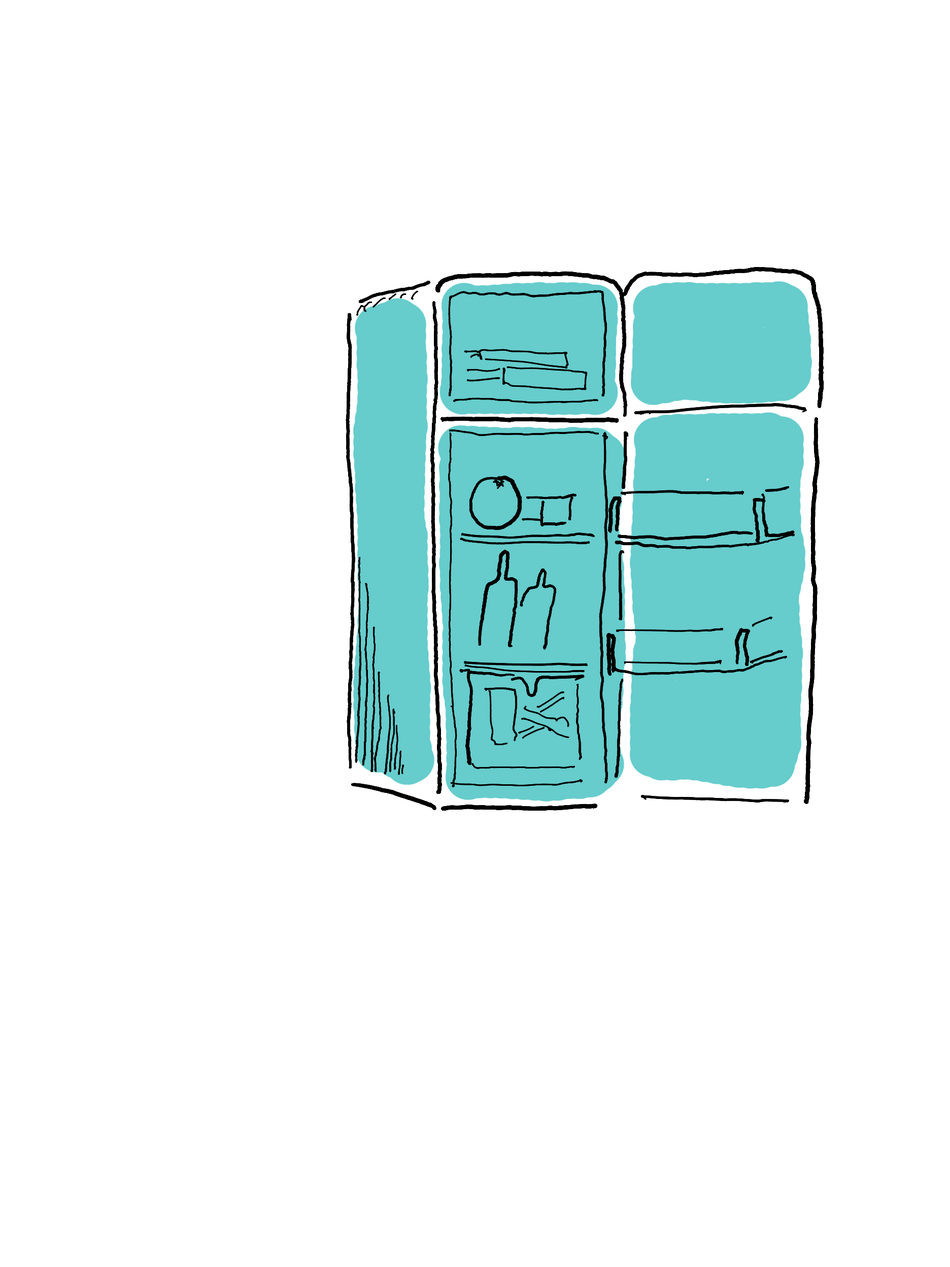
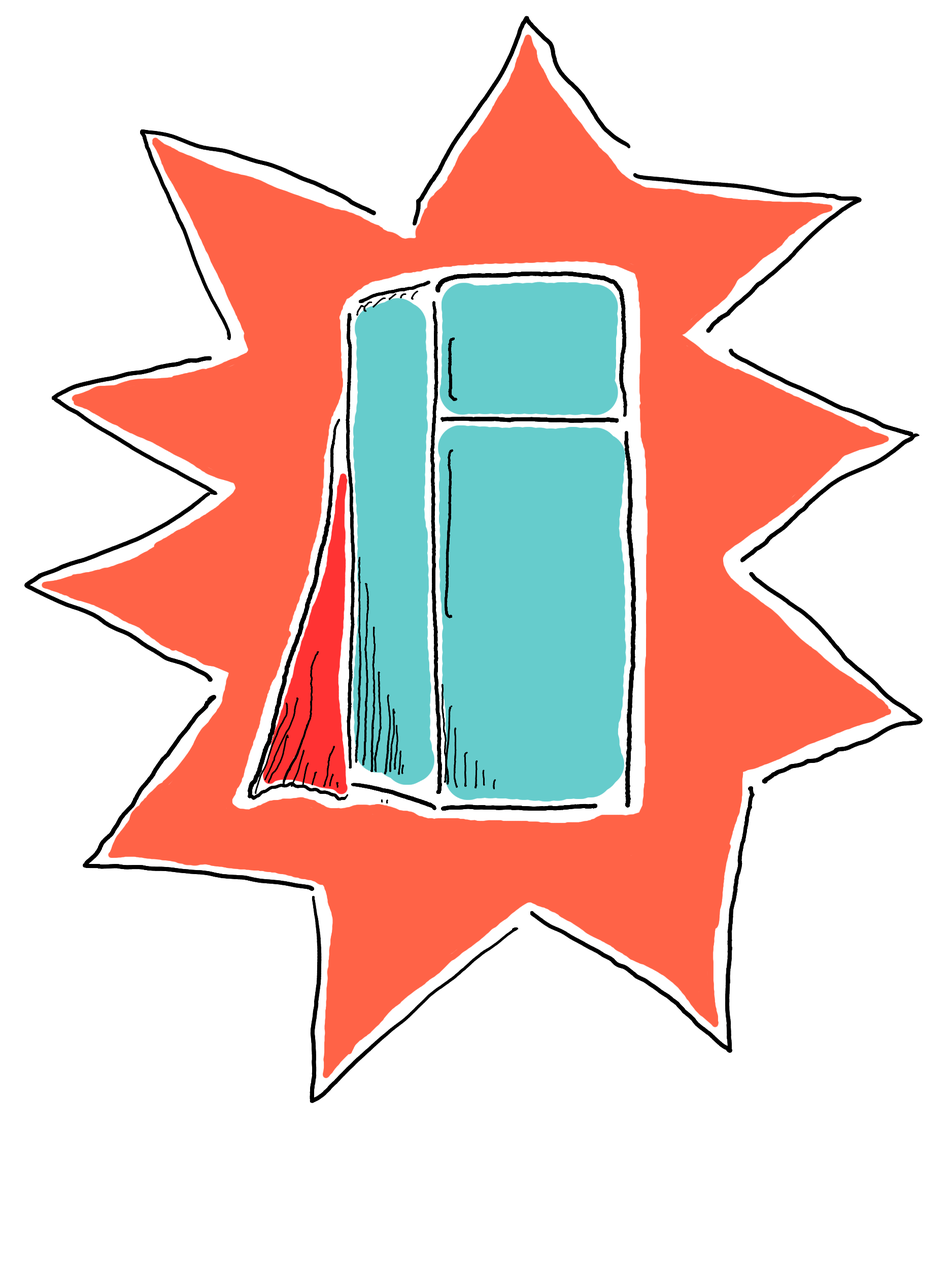
Layers edited between the first and the second (950, 1267) image:
hid "Fridge Hero Logo 2" over [345, 266, 825, 811]
added layer "Fridge Hero Logo" above "Color open" over [24, 15, 923, 1103]
added layer "Color hero" above "Color all" over [41, 34, 892, 1078]
renamed "Color" to "Color all", painted on it over [353, 281, 812, 802]
